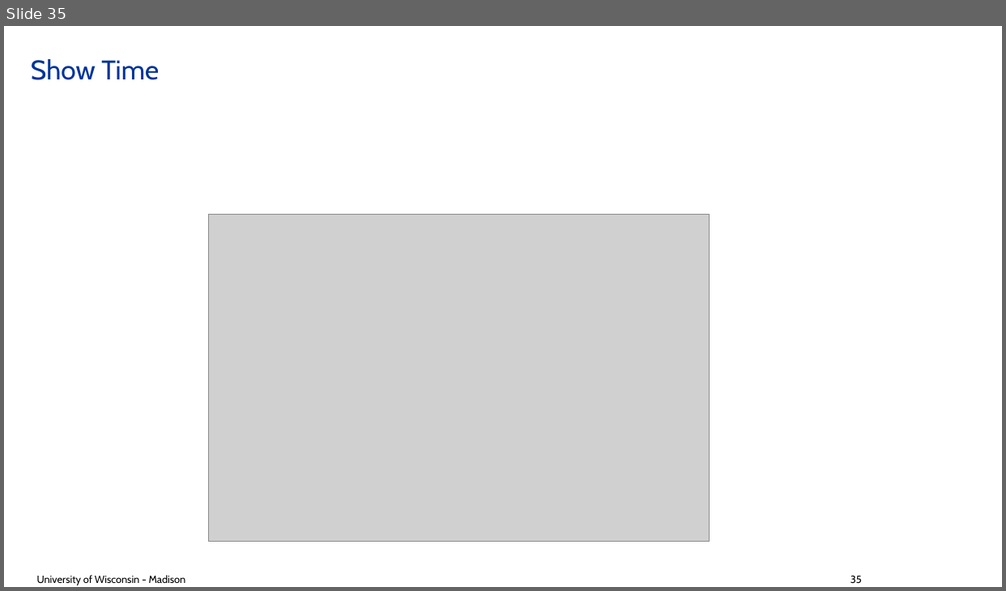
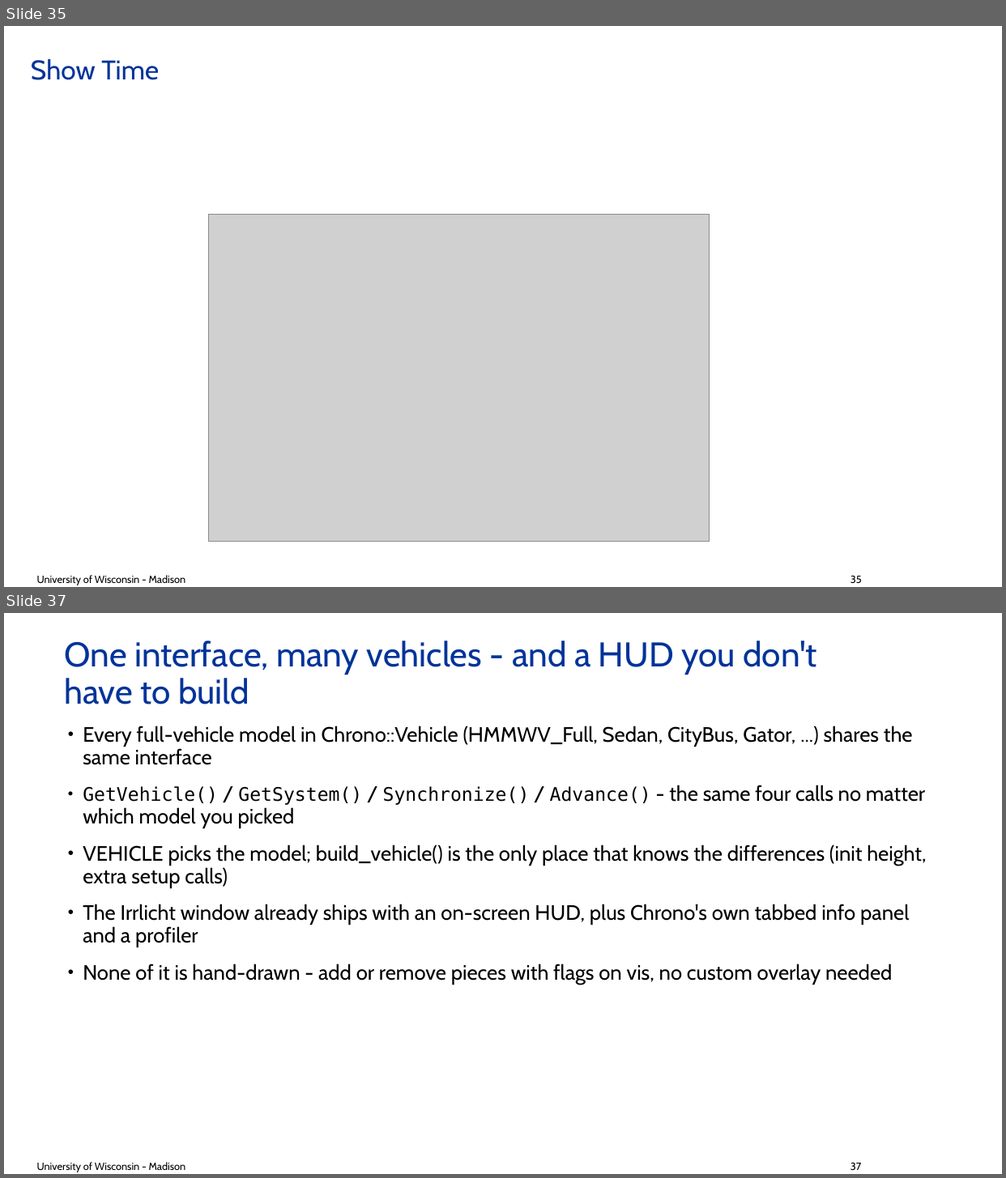
Before and after one commit to ksha23/chrono-hil-tutorial, a slide deck: tutorial_HIL_driver.pptx. Shown one above the other, each under a label of ours: slide 35 before the commit, slides 35 and 37 after it; the slides between them are not shown. The pictures are 1006x591 and 1006x1178 pixels, drawn with LibreOffice and Linux fonts; fonts in the diff are those of the drawing; grey boxes stand for pictures; background and template pictures are left out. Boxes give left, top, right and bottom in pixels: in the first picture for what was removed or moved away, otherwise in the second. Text is boxed around its words. In the diff, an @@ line names an element or a change of style, - is before the commit and + after.

```diff
--- a/tutorial_HIL_driver.pptx
+++ b/tutorial_HIL_driver.pptx
@@ slide 37 added at bbox=[4, 613, 1002, 1174], background #FFFFFF @@
@@ title added at bbox=[64, 641, 817, 705], 33 pt, text #003399 @@
+One interface, many vehicles - and a HUD you don't have to build
@@ text added at bbox=[83, 726, 926, 984], 20 pt, text #000000 @@
+• Every full-vehicle model in Chrono::Vehicle (HMMWV_Full, Sedan, CityBus, Gator, ...) shares the same interface
+• GetVehicle() / GetSystem() / Synchronize() / Advance() - the same four calls no matter which model you picked
+• VEHICLE picks the model; build_vehicle() is the only place that knows the differences (init height, extra setup calls)
+• The Irrlicht window already ships with an on-screen HUD, plus Chrono's own tabbed info panel and a profiler
+• None of it is hand-drawn - add or remove pieces with flags on vis, no custom overlay needed
@@ text added at bbox=[37, 1162, 186, 1173], 10 pt, text #000000 @@
+University of Wisconsin - Madison
@@ text added at bbox=[850, 1163, 861, 1170], 10 pt, text #000000 @@
+37
```
Also in this commit, not shown: 4 slides changed, 5 other slides added, 2 other files.
